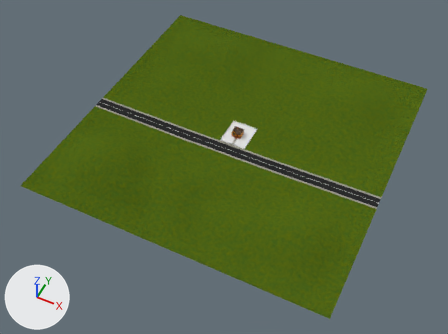
An edit to the Blender file Scene/scene.blend, drawn before and after from the same camera.
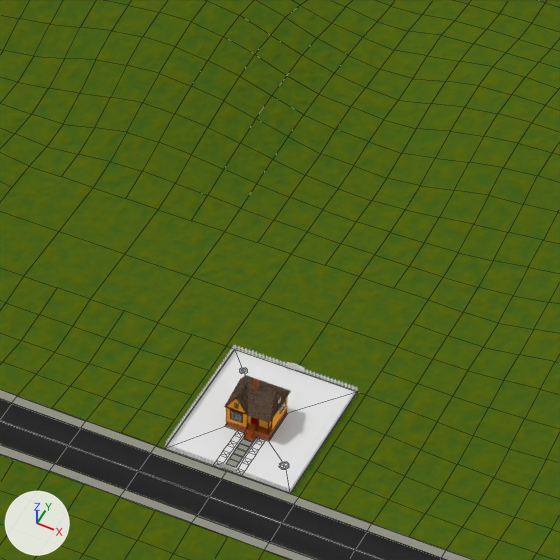
Each version is shown whole from a 50 mm camera at (120.7, -263.2, 291.8) aimed at (-0.1, -21.5, -10.3), then close up on the part from 42% to 66% of the width and 16% to 49% of the height. The lights are fixed; the arrows at lower left show +X, +Y and +Z. The close-ups show mesh edges as thin lines.

Before the edit, the objects in view are built like this:
```python
me_house = bpy.data.meshes.new('House')
me_house.from_pydata(...)  # 2080 vertices, 1854 faces, 1 loose edge; spans x -3.2..3.2, y -4.0..3.8, z 0.0..7.0
me_house.materials.append(mat_bricks)
me_house.materials.append(mat_parquet)
me_house.materials.append(mat_timber)
me_house.materials.append(mat_wallplanks)
me_house.materials.append(mat_roof)
me_house.materials.append(mat_glass)
me_house.materials.append(mat_door)
me_house.materials.append(mat_bronze)
me_house.materials.append(mat_inside)
me_terrain = bpy.data.meshes.new('Terrain')
me_terrain.from_pydata(...)  # 1975 vertices, 1839 faces; spans x -100.0..100.0, y -100.0..100.0, z -2.0..16.0
# faces by material slot: [119, 150, 1510, 40, 20]
me_terrain.materials.append(mat_grass)
me_terrain.materials.append(mat_tile)
me_terrain.materials.append(mat_fakegrass)
me_terrain.materials.append(mat_road)
me_terrain.materials.append(mat_roadpaint)
ob_house = bpy.data.objects.new('House', me_house)
ob_house.location = (-0.7, 0.0, 0.0)
ob_house.scale = (-1.0, 1.0, 1.0)
ob_terrain = bpy.data.objects.new('Terrain', me_terrain)
ob_terrain.parent = ob_nature
ob_terrain.location = (0.0, 0.0, 0.0)
ob_terrain.scale = (-1.0, 1.0, 1.0)
```
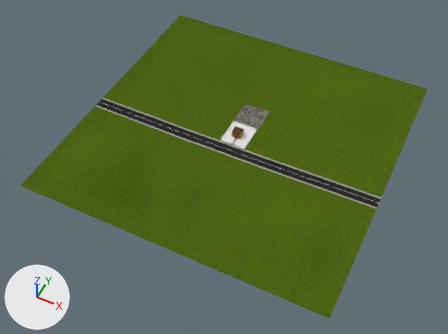
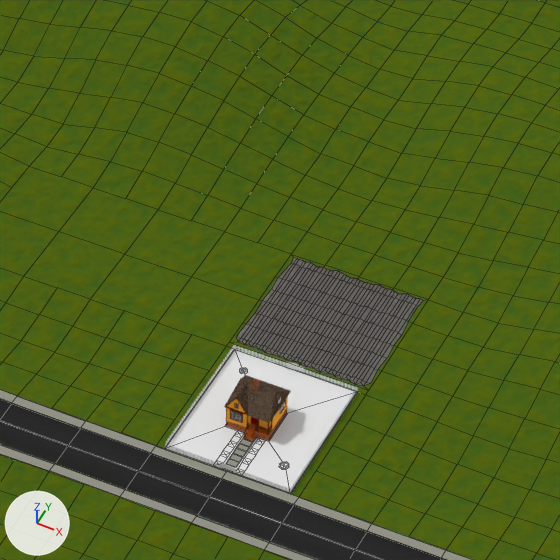
What differs and where, as boxes (x1, y1, x2, y2) in the close-ups (560 x 560 px):
part 1 of me_terrain, added
    after: (158, 232, 428, 408)

The change, as a list of edits to the scene's bpy script:
```text
Add mat_soil:
    mat_soil = bpy.data.materials.new('Soil')
    # nodes: BsdfAnisotropic, BsdfDiffuse, Bump, Displacement, Fresnel, Invert, Mapping, Math, MixShader, OutputMaterial, SubsurfaceScattering, TexCoord, TexNoise
    # colours: beige #dac6a9, brown #352820, brown #674f3e
Change me_terrain:
    used by ob_terrain; parent = ob_nature; location = (0.0, 0.0, 0.0); scale = (-1.0, 1.0, 1.0)
    remove me_terrain.from_pydata(...)  # 1975 vertices, 1839 faces; spans x -100.0..100.0, y -100.0..100.0, z -2.0..16.0
    add me_terrain.from_pydata(...)  # 2328 vertices, 2191 faces; spans x -100.0..100.0, y -100.0..100.0, z -2.0..16.0
    me_terrain part 1: 353 vertices added at x -10.0..10.0, y 11.0..30.0, z 0.0
    add me_terrain.materials.append(mat_soil)
```
